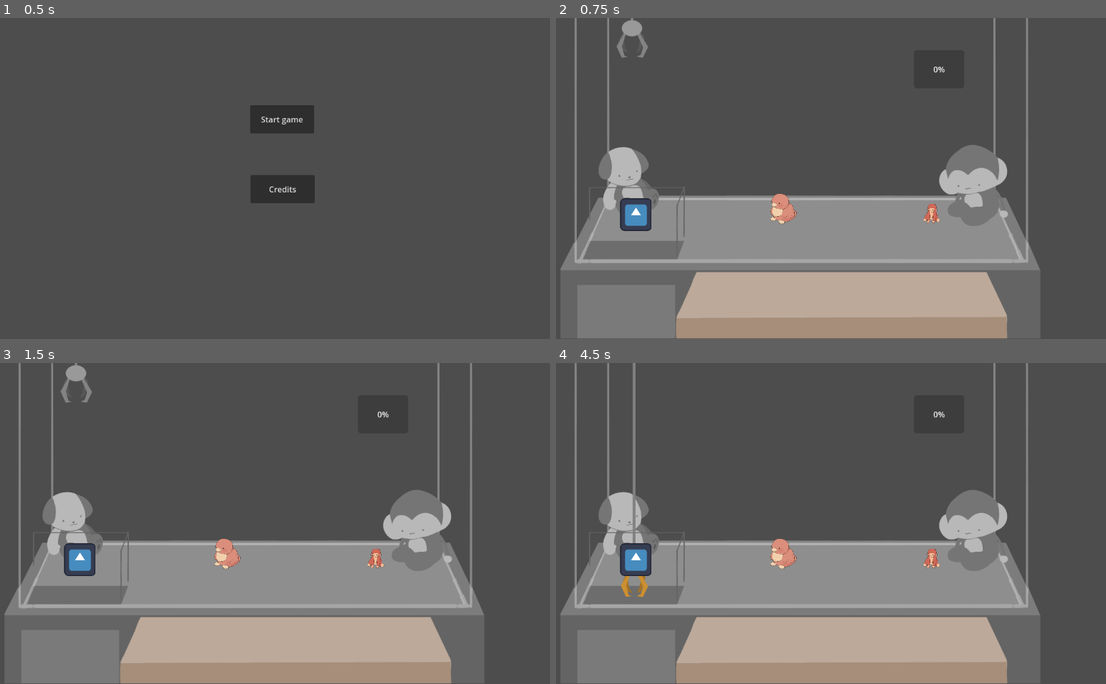
Above: before the commit, frames 1-4 (two rows, left to right).
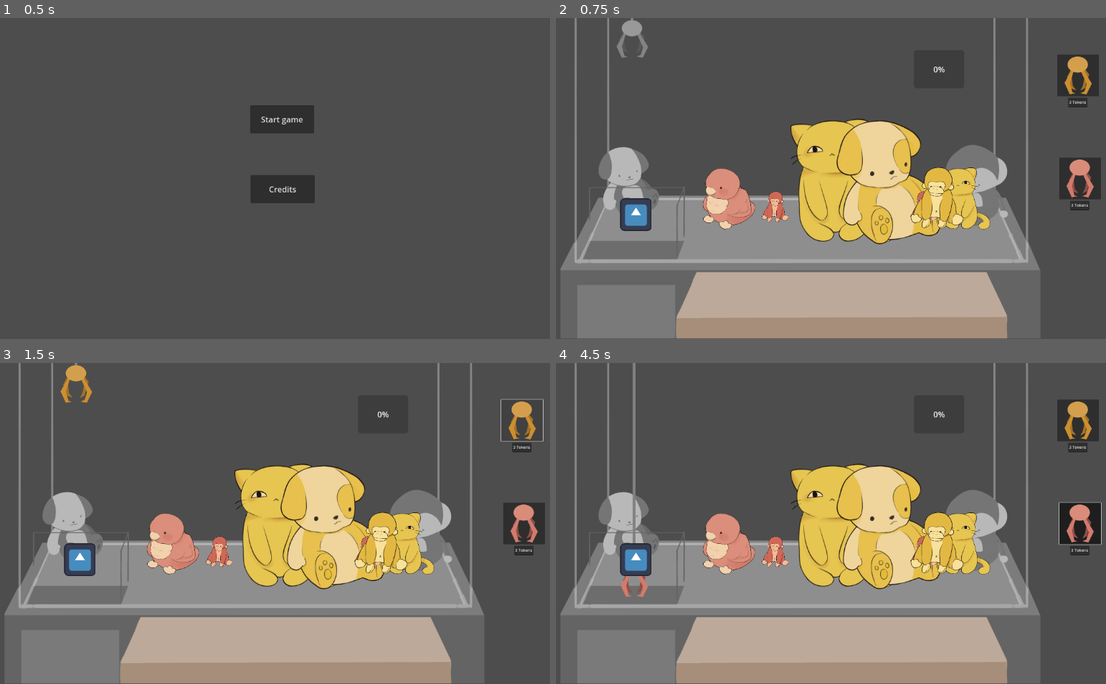
Above: after the commit, the same moments.

Repository: AStilley/BrackeysGameJam2025
Game: Godot game, scene res://Nodes_Alvin/crane_game_parent_node.tscn
The game is run twice, just before and just after one commit, with the same random seed, the same clock (stepped at 60 frames per second) and the same inputs. The engine's default icon, where the game draws it, is replaced by a stand-in: a white triangle on a blue panel in a dark square.
Inputs (mouse positions are in pixels of both pictures, inside the frame that each line leads up to):
- Up to frame 1 (0.5 s): no input
- Up to frame 2 (0.75 s): click "Start game" at 0.5 s
- Up to frame 3 (1.5 s): click (522, 420) at 1.27 s
- Up to frame 4 (4.5 s): click (1078, 523) at 2.02 s; tap Enter at 2.75 s; hold D (right) 2.78-3.53 s; hold Space (grab) 2.78-3.53 s; hold A (left) 3.53-4.28 s; tap C (claw_cycle) at 3.6 s; tap Space (grab) at 3.8 s; hold D (right) from 4.28 s (still down); hold Space (grab) from 4.28 s (still down)

Frame 1 is identical in both runs. In frame 2, 14% of the frame differs, in the area x 26-100%, y 11-71%; in frame 3, 13%; in frame 4, 14%, in the area x 11-100%, y 11-73%.

Commit message:
Mini prize corner

Diff:
--- a/brackey's-game-jam-2025/Nodes_Alvin/ToyDetect.tscn
+++ b/brackey's-game-jam-2025/Nodes_Alvin/ToyDetect.tscn
@@ -4,8 +4,8 @@
 [ext_resource type="Script" uid="uid://o5bnob70e001" path="res://Nodes_Alvin/progress_bar.gd" id="2_n3jw1"]
 [ext_resource type="Texture2D" uid="uid://cuf40glimnv8e" path="res://Robert trash pile/icon.svg" id="3_knifv"]
 
-[sub_resource type="RectangleShape2D" id="RectangleShape2D_bj8af"]
-size = Vector2(69.1973, 33.7213)
+[sub_resource type="CircleShape2D" id="CircleShape2D_tkdh7"]
+radius = 68.0074
 
 [node name="ToyDetect" type="Node2D"]
 position = Vector2(67, 596)
@@ -27,7 +27,7 @@
 
 [node name="CollisionShape2D" type="CollisionShape2D" parent="detectArea"]
 position = Vector2(-1, -1)
-shape = SubResource("RectangleShape2D_bj8af")
+shape = SubResource("CircleShape2D_tkdh7")
 
 [connection signal="ProgressChange" from="." to="." method="_on_progress_change"]
 [connection signal="area_entered" from="detectArea" to="." method="_on_detect_area_area_entered"]
--- a/brackey's-game-jam-2025/Nodes_Alvin/crane.gd
+++ b/brackey's-game-jam-2025/Nodes_Alvin/crane.gd
@@ -69,7 +69,7 @@
 		if Input.is_action_pressed("grab"):
 			state = States.GRAB
 func grab():
-	print("grab")
+	#print("grab")
 	#The claw lowers itself down from where the player left the claw
 	craneTexture = openClaw
 	if position.y < stopHeight and $"Toy Holder".get_child_count() == 0:
@@ -80,7 +80,7 @@
 		craneTexture = closeClaw
 		state = States.RETURN
 func returnClaw():
-	print("return claw")
+	#print("return claw")
 	#If the claw has any toys, their net weight is added
 		#together for the drop chance
 	tokenUse = true
@@ -90,6 +90,7 @@
 			netWeight += get_node($"Toy Holder".get_child(n).get_path()).toyWieght
 		if currentCraneType == "Sticky":
 			netWeight /= 2
+		print("Netweight: ", netWeight)
 		print("start Timer")
 		timer.start(1)
 		timer.set_paused(false)
@@ -147,3 +148,13 @@
 	$CraneSprite.texture = craneTexture
 func reset_tokens():
 	tokens = 10
+
+
+func _on_gold_claw_button_down() -> void:
+	if currentCraneType != "Gold":
+		currentCraneType = "Gold"
+		#lose 3 tokens
+func _on_red_claw_button_down() -> void:
+	if currentCraneType != "Sticky":
+		currentCraneType = "Sticky"
+		#lose 3 tokens
--- a/brackey's-game-jam-2025/Nodes_Alvin/crane_machine_level.tscn
+++ b/brackey's-game-jam-2025/Nodes_Alvin/crane_machine_level.tscn
@@ -1,10 +1,12 @@
-[gd_scene load_steps=7 format=3 uid="uid://cy486p43w4iie"]
+[gd_scene load_steps=9 format=3 uid="uid://cy486p43w4iie"]
 
 [ext_resource type="PackedScene" uid="uid://cnp3eciqdb20r" path="res://Nodes_Alvin/crane.tscn" id="1_4g2d3"]
 [ext_resource type="Script" uid="uid://ddihn68dwi2si" path="res://Nodes_Alvin/crane_machine_level.gd" id="1_52bq2"]
 [ext_resource type="PackedScene" uid="uid://bj7kdb2imyfyt" path="res://Nodes_Alvin/test_toy.tscn" id="2_02q7i"]
 [ext_resource type="PackedScene" uid="uid://nbwnpde4n51i" path="res://Nodes_Alvin/ToyDetect.tscn" id="4_7bdnx"]
 [ext_resource type="Texture2D" uid="uid://xq2gx1mfuco3" path="res://Assets_Alvin/Sprites/Tank-bg-placeholder.png" id="5_bassv"]
+[ext_resource type="Texture2D" uid="uid://c017bmsbrfk6k" path="res://Assets_Alvin/Sprites/Crane Claw Sprites/Gold-claw-prize-redeem.png" id="6_7yg4k"]
+[ext_resource type="Texture2D" uid="uid://c6vlk4o8c4bm1" path="res://Assets_Alvin/Sprites/Crane Claw Sprites/Red-claw-prize-redeem.png" id="7_hjspi"]
 
 [sub_resource type="RectangleShape2D" id="RectangleShape2D_52bq2"]
 size = Vector2(523.625, 20)
@@ -16,13 +18,6 @@
 position = Vector2(576, 311)
 scale = Vector2(0.59975, 0.599749)
 texture = ExtResource("5_bassv")
-
-[node name="TestToy" parent="." instance=ExtResource("2_02q7i")]
-position = Vector2(464, 309)
-
-[node name="TestToy2" parent="." instance=ExtResource("2_02q7i")]
-position = Vector2(763, 205)
-scale = Vector2(0.25, 0.25)
 
 [node name="Crane" parent="." instance=ExtResource("1_4g2d3")]
 position = Vector2(160, 0)
@@ -36,4 +31,65 @@
 [node name="ToyDetect" parent="." instance=ExtResource("4_7bdnx")]
 position = Vector2(169, 398)
 
+[node name="TestToy" parent="." instance=ExtResource("2_02q7i")]
+position = Vector2(354, 251)
+scale = Vector2(0.25, 0.25)
+
+[node name="TestToy3" parent="." instance=ExtResource("2_02q7i")]
+position = Vector2(586, 234)
+scale = Vector2(0.25, 0.25)
+
+[node name="TestToy5" parent="." instance=ExtResource("2_02q7i")]
+position = Vector2(827, 300)
+scale = Vector2(0.25, 0.25)
+
+[node name="TestToy2" parent="." instance=ExtResource("2_02q7i")]
+position = Vector2(448, 290)
+scale = Vector2(0.25, 0.25)
+
+[node name="TestToy4" parent="." instance=ExtResource("2_02q7i")]
+position = Vector2(680, 273)
+scale = Vector2(0.25, 0.25)
+
+[node name="TestToy6" parent="." instance=ExtResource("2_02q7i")]
+position = Vector2(747, 343)
+scale = Vector2(0.25, 0.25)
+
+[node name="TestToy12" parent="." instance=ExtResource("2_02q7i")]
+position = Vector2(774, 200)
+scale = Vector2(0.25, 0.25)
+
+[node name="Gold Claw" type="Button" parent="."]
+offset_left = 1015.0
+offset_top = 74.0
+offset_right = 1183.0
+offset_bottom = 242.0
+scale = Vector2(0.5, 0.5)
+icon = ExtResource("6_7yg4k")
+
+[node name="TextEdit" type="TextEdit" parent="Gold Claw"]
+layout_mode = 0
+offset_left = 44.0
+offset_top = 174.0
+offset_right = 122.0
+offset_bottom = 212.0
+text = "3 Tokens"
+
+[node name="Red Claw" type="Button" parent="."]
+offset_left = 1019.0
+offset_top = 282.0
+offset_right = 1187.0
+offset_bottom = 450.0
+scale = Vector2(0.5, 0.5)
+icon = ExtResource("7_hjspi")
+
+[node name="TextEdit" type="TextEdit" parent="Red Claw"]
+offset_left = 44.0
+offset_top = 174.0
+offset_right = 122.0
+offset_bottom = 212.0
+text = "3 Tokens"
+
 [connection signal="dropToy" from="Crane" to="TestToy" method="_on_crane_drop_toy"]
+[connection signal="button_down" from="Gold Claw" to="Crane" method="_on_gold_claw_button_down"]
+[connection signal="button_down" from="Red Claw" to="Crane" method="_on_red_claw_button_down"]
--- a/brackey's-game-jam-2025/Nodes_Alvin/test_toy.gd
+++ b/brackey's-game-jam-2025/Nodes_Alvin/test_toy.gd
@@ -7,8 +7,10 @@
 
 var toy_floor = 400
 
-#TODO toyWeight based on type and size
 var toyWieght = 20
+
+#Set this to true to stack toys on each other
+var debug_gravity = false
 
 var toyTypeList = ["Bird", "Cat", "Dog", "Frog", "Gorilla", "Monkey"]
 var sizeTypeList = ["Small", "Medium", "Large"]
@@ -38,8 +40,8 @@
 	else:
 		velocity.y = 0
 func _on_body_entered(body: Node2D) -> void:
-	print("Body Entered")
-	print(body.name)
+	#print("Body Entered")
+	#print(body.name)
 	gravitySwitch = true
 	#if the claw touches it, it is grabbed
 	if body.is_in_group("player") and !prize and position.y > 300:
@@ -68,6 +70,16 @@
 	toyType = type
 	toySize = size
 	toyColour = color
+	match size:
+		"Small":
+			scale = Vector2(0.125,0.125)
+			toyWieght = 10
+		"Medium":
+			scale = Vector2(0.25,0.25)
+			toyWieght = 20
+		"Large":
+			scale = Vector2(0.50,0.50)
+			toyWieght = 40
 	match type:
 		"Bird":
 			match toyColour:
@@ -141,17 +153,8 @@
 					toy_sprite.texture = load("res://Assets_Alvin/Sprites/Toy Sprites/toy-monkey/Toy-monkey-red.png")
 				"Yellow":
 					toy_sprite.texture = load("res://Assets_Alvin/Sprites/Toy Sprites/toy-monkey/Toy-monkey-yellow.png")
-	match size:
-		"Small":
-			scale = Vector2(0.08,0.08)
-
-		"Medium":
-			scale = Vector2(0.125,0.125)
-
-		"Large":
-			scale = Vector2(0.25,0.25)
 
 
 func _on_area_entered(area: Area2D) -> void:
-	if !area.is_in_group("Detect"):
-		gravitySwitch = false # Replace with function body.
+	if !area.is_in_group("Detect") and debug_gravity:
+		gravitySwitch = false
Binary file added: brackey's-game-jam-2025/Assets_Alvin/Sprites/Crane Claw Sprites/Gold-claw-prize-redeem.png
Not shown, added: brackey's-game-jam-2025/Assets_Alvin/Sprites/Crane Claw Sprites/Gold-claw-prize-redeem.png.import
Binary file added: brackey's-game-jam-2025/Assets_Alvin/Sprites/Crane Claw Sprites/Red-claw-prize-redeem.png
Not shown, added: brackey's-game-jam-2025/Assets_Alvin/Sprites/Crane Claw Sprites/Red-claw-prize-redeem.png.import
